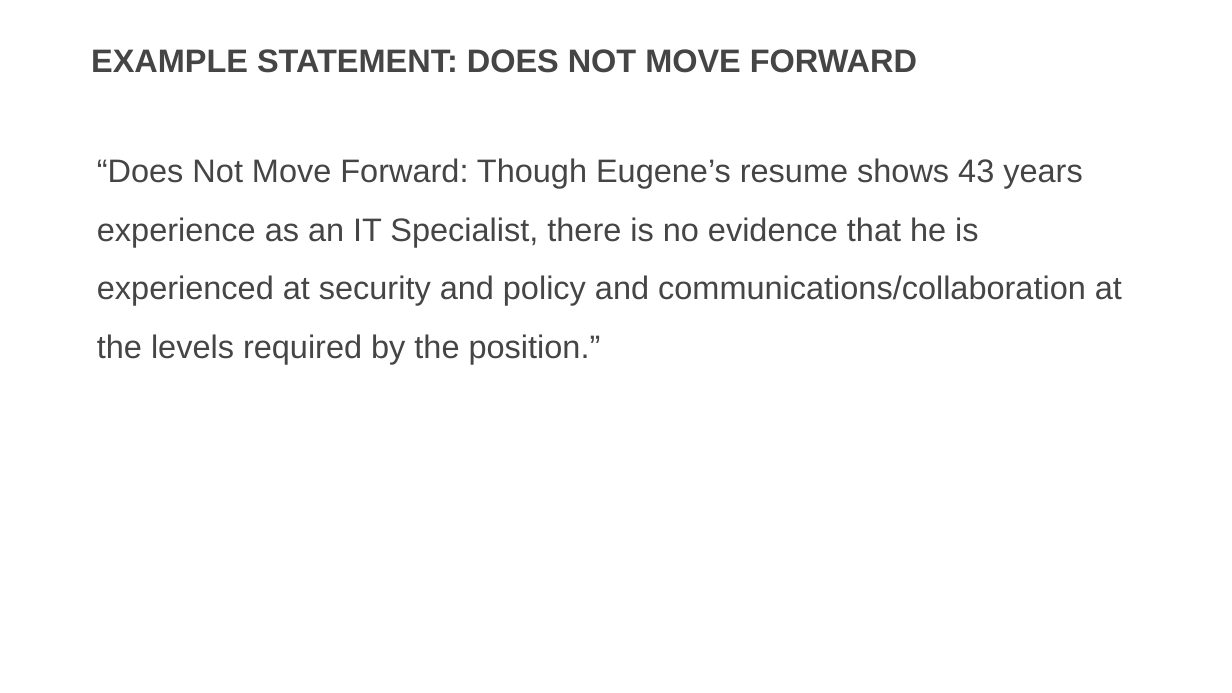
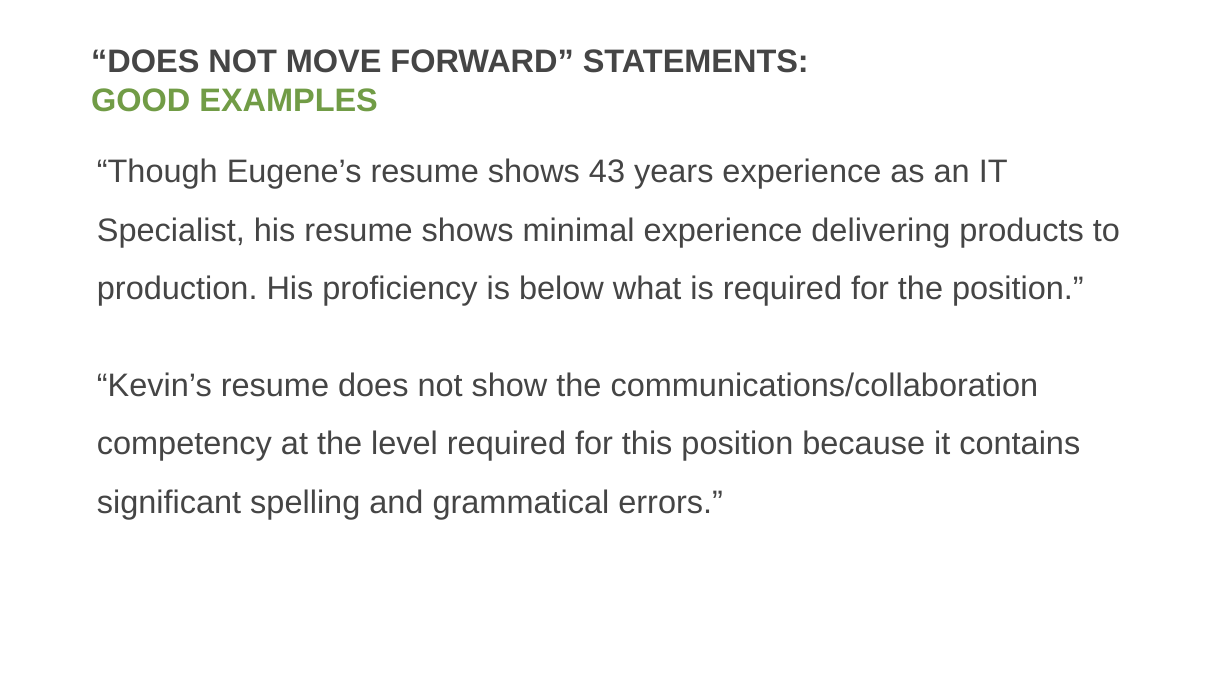
Before and after one commit to usds/SME-QA-Website, a slide deck: slide 17 of toolkit/reviewing-resumes/sme-training-resume-review.pptx (slide 15 before the commit). Drawn at 1232x693 pixels with LibreOffice and Linux fonts; fonts in the diff are those of the drawing. Boxes give left, top, right and bottom in pixels: in the first picture for what was removed or moved away, otherwise in the second. Text is boxed around its words. In the diff, an @@ line names an element or a change of style, - is before the commit and + after.

Commit message:
Update sme-training-resume-review.pptx
Update resume review template

```diff
--- a/toolkit/reviewing-resumes/sme-training-resume-review.pptx
+++ b/toolkit/reviewing-resumes/sme-training-resume-review.pptx
@@ title at (91,49,809,112): text changed @@
-EXAMPLE STATEMENT: DOES NOT MOVE FORWARD
+“DOES NOT MOVE FORWARD” STATEMENTS:
+GOOD EXAMPLES
@@ text at (97,158,1120,519): text changed @@
-“Does Not Move Forward: Though Eugene’s resume shows 43 years experience as an IT Specialist, there is no evidence that he is experienced at security and policy and communications/collaboration at the levels required by the position.”
+“Though Eugene’s resume shows 43 years experience as an IT Specialist, his resume shows minimal experience delivering products to production. His proficiency is below what is required for the position.”
+“Kevin’s resume does not show the communications/collaboration competency at the level required for this position because it contains significant spelling and grammatical errors.”
```
Also in this commit, not shown: 20 other slides changed, 10 slides added, 2 slides removed.
